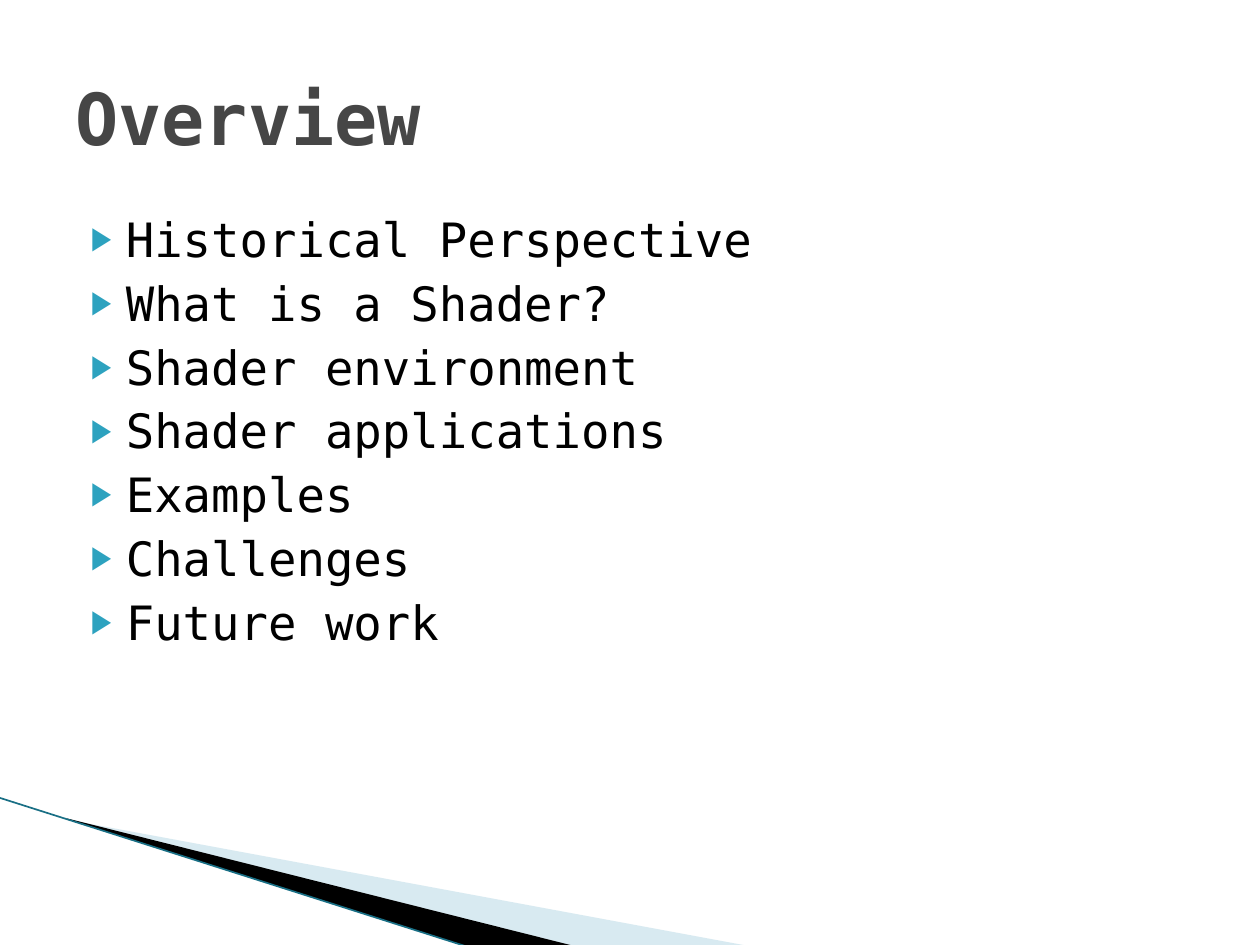
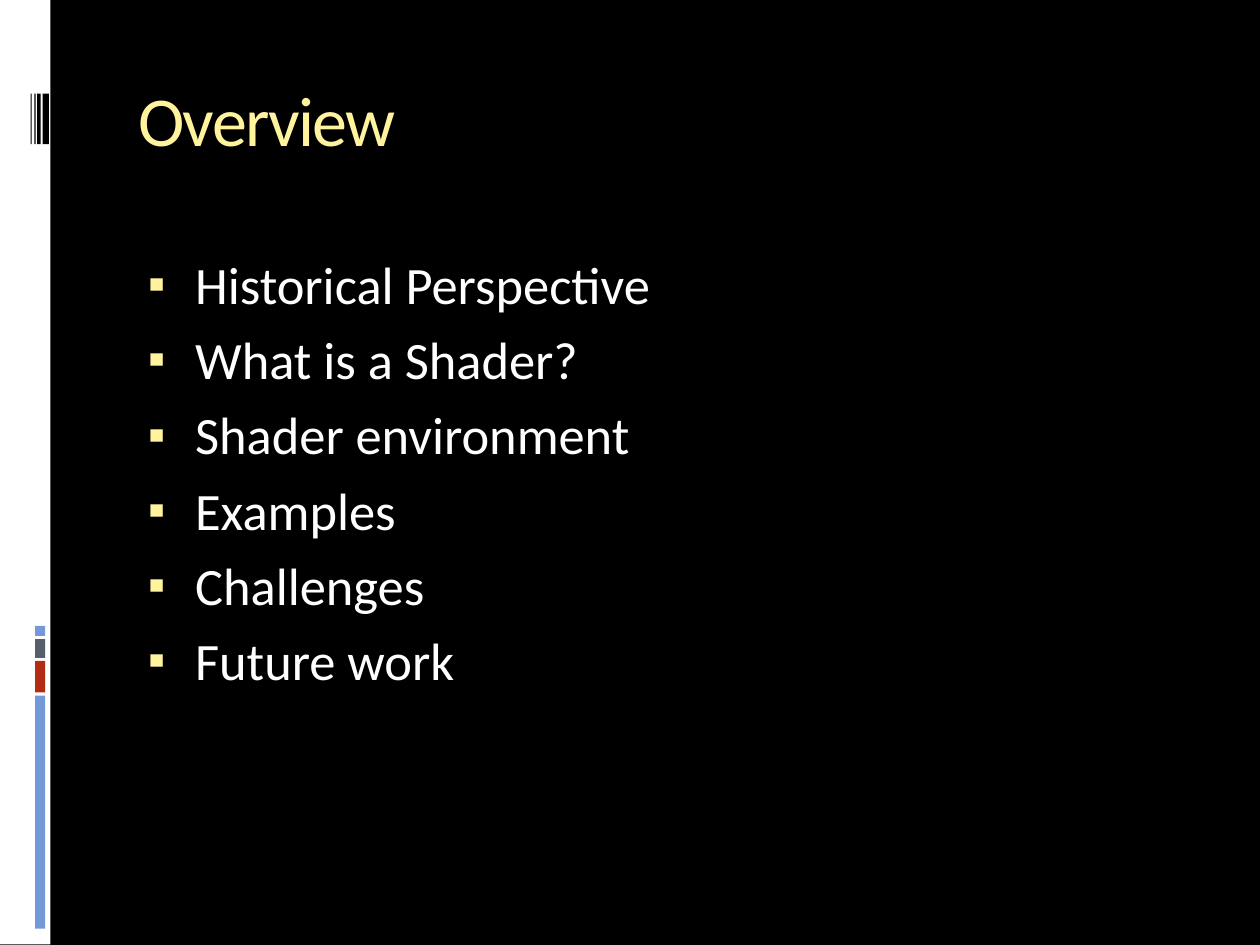
Before and after one commit to stanman8264/cg2f2017cs, a slide deck: slide 2 of CG2F2017CS_Presentation.pptx. Drawn at 1260x945 pixels with LibreOffice and Linux fonts; fonts in the diff are those of the drawing; background and template pictures are left out. Boxes give left, top, right and bottom in pixels: in the first picture for what was removed or moved away, otherwise in the second. Text is boxed around its words. In the diff, an @@ line names an element or a change of style, - is before the commit and + after.

```diff
--- a/CG2F2017CS_Presentation.pptx
+++ b/CG2F2017CS_Presentation.pptx
@@ background #FFFFFF to #000000 @@
@@ rectangle added at [0,0,50,945], fill #FFFFFF @@
@@ title "Overview": place and size @@
-title "Overview" at [75,87,420,146]
+title "Overview" at [138,98,395,147]
@@ title "Overview" at [138,98,395,147]: size 41 to 40 pt, font DejaVu Sans Mono to Calibri, text colour #464646 to #FFF39D, letter spacing 0 to -1 pt, bold off; vertical alignment middle to top @@
@@ rectangle added at [30,93,32,144], fill #000000 @@
@@ rectangle added at [34,93,35,144], fill #000000 @@
@@ rectangle added at [37,93,40,144], fill #000000 @@
@@ rectangle added at [43,93,49,144], fill #000000 @@
@@ text "Historical Perspective": place and size @@
-text "Historical Perspective" at [126,220,752,641]
+text "Historical Perspective" at [195,267,650,681]
@@ text "Historical Perspective" at [195,267,650,681]: size 27 to 30 pt, font DejaVu Sans Mono to Calibri, text colour #000000 to #FFFFFF; bullet ▶ to ▪; more space between paragraphs; bullet colour #2DA2BF to #FFF39D @@
@@ text at [126,411,667,458]: paragraph removed @@
-▶ Shader applications
@@ rectangle added at [35,626,45,636], fill #7598D9 @@
@@ rectangle added at [35,639,45,658], fill #575F6D @@
@@ rectangle added at [35,662,45,693], fill #B32C16 @@
@@ rectangle added at [35,696,45,929], fill #7598D9 @@
@@ line removed from (0, 798) to (467, 945) @@
@@ freeform shape removed at [67,818,576,945] @@
@@ freeform shape removed at [69,819,750,945] @@
```
Also in this commit, not shown: 22 other slides changed, 5 slides added.
